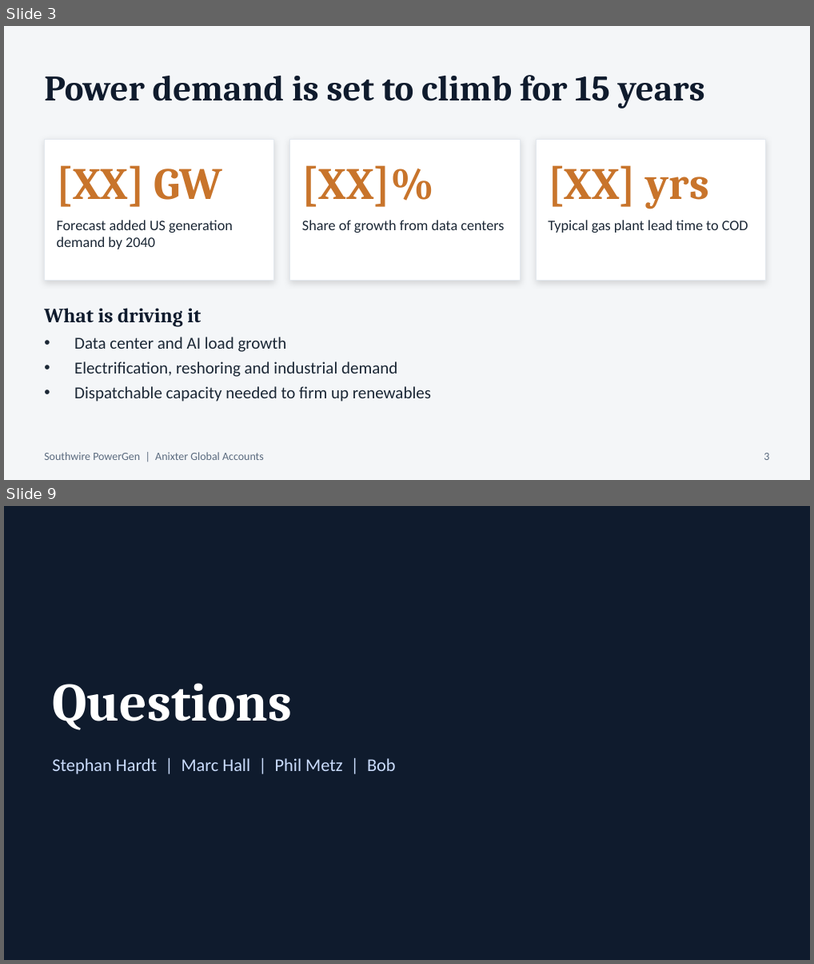
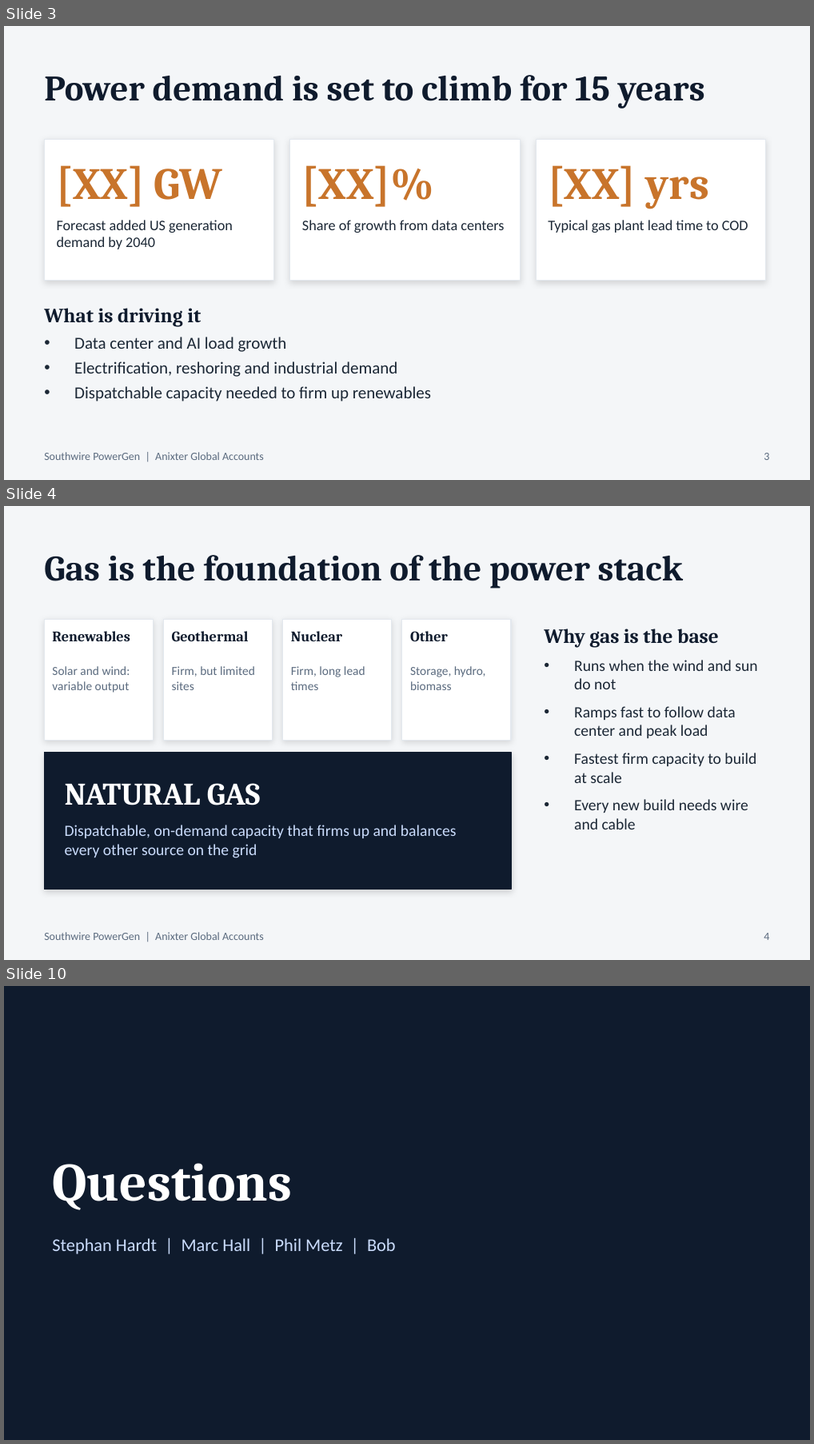
Before and after one commit to shardt87/ln, a slide deck: presentations/Anixter_PowerGen_Presentation_DRAFT.pptx. Shown one above the other, each under a label of ours: slides 3 and 9 before the commit, slides 3, 4 and 10 after it; the slides between them are not shown. The pictures are 814x964 and 814x1444 pixels, drawn with LibreOffice and Linux fonts; fonts in the diff are those of the drawing. Boxes give left, top, right and bottom in pixels: in the first picture for what was removed or moved away, otherwise in the second. Text is boxed around its words. In the diff, an @@ line names an element or a change of style, - is before the commit and + after.

```diff
--- a/presentations/Anixter_PowerGen_Presentation_DRAFT.pptx
+++ b/presentations/Anixter_PowerGen_Presentation_DRAFT.pptx
@@ slide 4 added at <box>4,506,810,960</box>, background #F4F6F8 @@
@@ text added at <box>44,555,683,588</box>, 32 pt, text #0F1B2D, bold @@
+Gas is the foundation of the power stack
@@ rectangle added at <box>44,619,153,740</box>, fill #FFFFFF, outline #E3E8EE 0.75 pt @@
@@ rectangle added at <box>164,619,273,740</box>, fill #FFFFFF, outline #E3E8EE 0.75 pt @@
@@ rectangle added at <box>283,619,392,740</box>, fill #FFFFFF, outline #E3E8EE 0.75 pt @@
@@ rectangle added at <box>402,619,511,740</box>, fill #FFFFFF, outline #E3E8EE 0.75 pt @@
@@ text added at <box>52,631,130,641</box>, 13 pt, text #0F1B2D, bold @@
+Renewables
@@ text added at <box>172,631,249,641</box>, 13 pt, text #0F1B2D, bold @@
+Geothermal
@@ text added at <box>291,631,342,641</box>, 13 pt, text #0F1B2D, bold @@
+Nuclear
@@ text added at <box>410,631,448,641</box>, 13 pt, text #0F1B2D, bold @@
+Other
@@ text added at <box>544,628,719,648</box>, 18 pt, text #0F1B2D, bold @@
+Why gas is the base
@@ text added at <box>52,666,130,692</box>, 11 pt, text #5B6B7F @@
+Solar and wind: variable output
@@ text added at <box>172,666,255,690</box>, 11 pt, text #5B6B7F @@
+Firm, but limited sites
@@ text added at <box>291,666,366,690</box>, 11 pt, text #5B6B7F @@
+Firm, long lead times
@@ text added at <box>410,666,486,690</box>, 11 pt, text #5B6B7F @@
+Storage, hydro, biomass
@@ text added at <box>574,660,758,829</box>, 14 pt, text #1B2735 @@
+• Runs when the wind and sun do not
+• Ramps fast to follow data center and peak load
+• Fastest firm capacity to build at scale
+• Every new build needs wire and cable
@@ rectangle added at <box>44,752,511,889</box>, fill #0F1B2D, outline #0F1B2D 1 pt @@
@@ text added at <box>65,783,261,805</box>, 28 pt, text #FFFFFF, bold @@
+NATURAL GAS
@@ text added at <box>65,824,457,858</box>, 14 pt, text #CADCFC @@
+Dispatchable, on-demand capacity that firms up and balances every other source on the grid
@@ text added at <box>44,932,264,940</box>, 10 pt, text #5B6B7F @@
+Southwire PowerGen | Anixter Global Accounts
@@ text added at <box>764,932,770,940</box>, 10 pt, text #5B6B7F @@
+4
@@ what was slide 9 is now slide 10 @@
```
Also in this commit, not shown: 5 slides changed.
